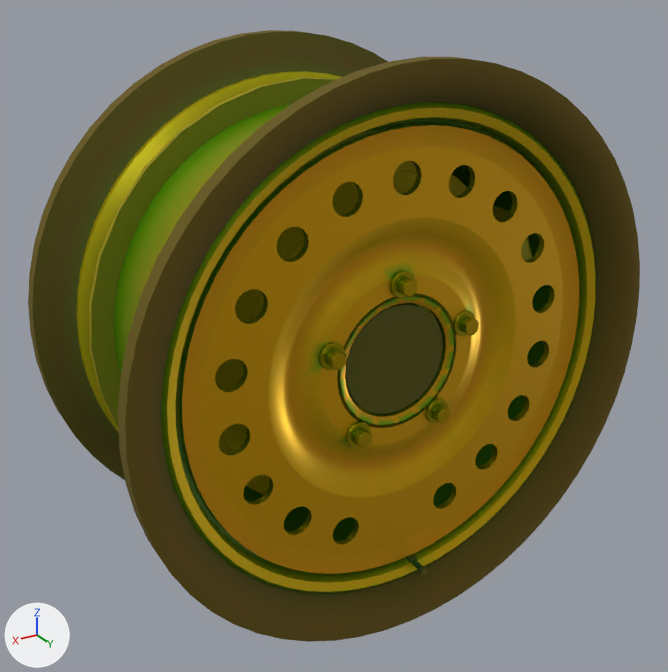
A saved change to the glTF model model/parts/rim_FR_steel.glb.
Rendered twice from a 50 mm lens placed at (-1.194, 1.55, 0.748), pointed at (-1.628, 0.826, 0.386). The axes (+X, +Y, +Z) are drawn at lower left. The lights are the same throughout. The first picture is the older version. Where no turn or scale is listed for an object, it has been applied to the vertices. Vertices at exactly the same position are counted once.

In view in the first picture: 'backing', 'barrel', 'black', 'brake', 'chrome', 'rim', 'tyre' and 2 more.
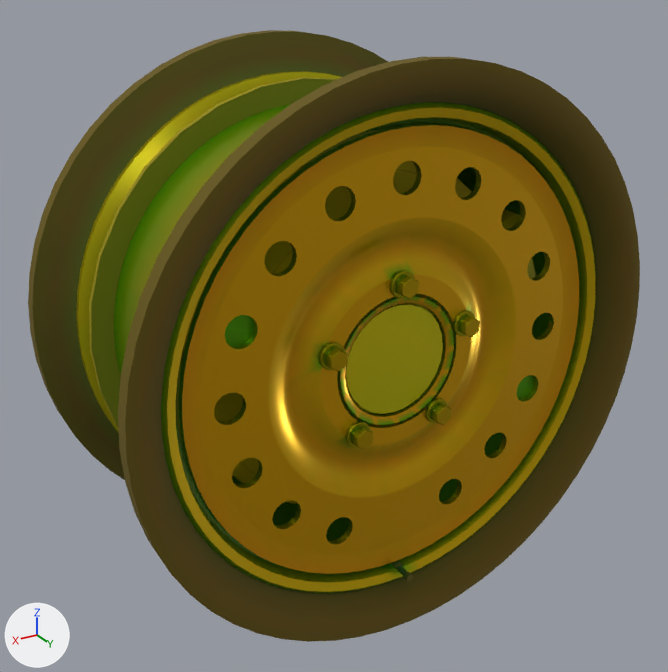
Diff of the bpy script that builds the scene:
```diff
--- a/model/parts/rim_FR_steel.glb.py
+++ b/model/parts/rim_FR_steel.glb.py
@@ me_rim @@
 # used by ob_rim; location = (-1.635, 0.825, 0.396)
-me_rim.from_pydata(...)  # 3142 vertices, 6227 faces; spans x -0.231..0.231, y -0.107..0.118, z -0.231..0.231
+me_rim.from_pydata(...)  # 2970 vertices, 5901 faces; spans x -0.231..0.231, y -0.107..0.118, z -0.231..0.231
+# me_rim part 1: 47 vertices moved from x -0.181..-0.044, y 0.101..0.108, z -0.172..0.172 to x -0.183..-0.05, y 0.101..0.108, z -0.171..0.17; 265 vertices removed from x -0.181..-0.043, y 0.101..0.108, z -0.173..0.173; 181 vertices added at x -0.183..-0.05, y 0.101..0.108, z -0.171..0.171
+# me_rim part 2: 50 vertices moved from x 0.044..0.18, y 0.101..0.108, z -0.172..0.167 to x 0.05..0.182, y 0.101..0.108, z -0.171..0.17; 262 vertices removed from x 0.043..0.181, y 0.101..0.108, z -0.173..0.173; 174 vertices added at x 0.05..0.183, y 0.101..0.108, z -0.171..0.171
+# me_rim part 3: 1157 kept faces spanning x -0.231..0.231, y -0.107..0.118, z -0.231..0.231 get new vertex colours; the middle colour goes from yellow #eab700 to yellow #ebb700
 me_rim.materials.append(mat_rim)
@@ me_black @@
 # used by ob_black; location = (-1.635, 0.825, 0.396)
-me_black.from_pydata(...)  # 120 vertices, 224 faces; spans x -0.053..0.053, y 0.079..0.133, z -0.223..0.053
+me_black.from_pydata(...)  # 72 vertices, 132 faces; spans x -0.005..0.005, y 0.105..0.133, z -0.224..-0.214
+# me_black part 4: the loose piece of 24 vertices spanning x -0.023..-0.013, y 0.105..0.114, z -0.223..-0.213 is moved by (0.018, 0.0, -0.001)
+# me_black part 5: the loose piece of 24 vertices spanning x -0.021..-0.015, y 0.11..0.128, z -0.221..-0.215 is moved by (0.018, 0.0, -0.001)
+# me_black part 6: the loose piece of 24 vertices spanning x -0.021..-0.014, y 0.128..0.133, z -0.222..-0.215 is moved by (0.018, 0.0, -0.001)
+# me_black part 7: the loose piece of 48 vertices spanning x -0.053..0.053, y 0.079..0.099, z -0.053..0.053 is deleted
 me_black.materials.append(mat_black)
@@ me_brake @@
 # used by ob_brake; location = (-1.635, 0.825, 0.396)
-me_brake.from_pydata(...)  # 752 vertices, 1416 faces; spans x -0.177..0.177, y 0.022..0.116, z -0.177..0.177
+me_brake.from_pydata(...)  # 800 vertices, 1508 faces; spans x -0.177..0.177, y 0.022..0.116, z -0.177..0.177
+# me_brake part 8: a new loose piece, a 24-sided cylinder along y spanning x -0.053..0.053, y 0.079..0.099, z -0.053..0.053, in mat_brake
 me_brake.materials.append(mat_brake)
```

Pixel boxes [x1, y1, x2, y2] of what changed, in the pictures (668 x 672 px; the box of a moved part takes in the faces that stretch with it):
part 1 of me_rim, moved or reshaped: before [427, 147, 563, 528]; after [431, 151, 563, 519]
part 2 of me_rim, moved or reshaped: before [201, 158, 369, 555]; after [201, 166, 367, 555]
part 3 of me_rim, recoloured: [98, 125, 485, 583] in both
part 4 of me_black, moved or reshaped: before [406, 554, 418, 563]; after [391, 560, 403, 569]
part 5 of me_black, moved or reshaped: before [411, 559, 422, 570]; after [397, 565, 407, 576]
part 6 of me_black, moved or reshaped: before [419, 566, 428, 575]; after [404, 572, 413, 581]
part 7 of me_black, deleted (yellow): before [345, 303, 443, 414]
part 8 of me_brake, added (yellow): after [345, 303, 443, 414]
